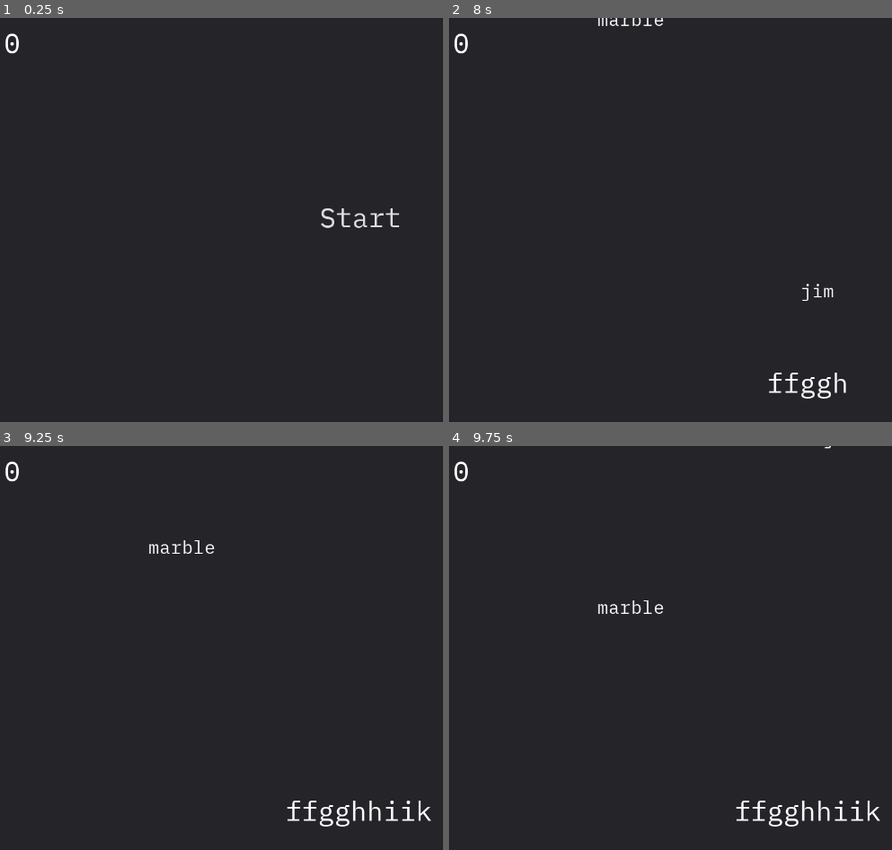
Above: before the commit, frames 1-4 (two rows, left to right).
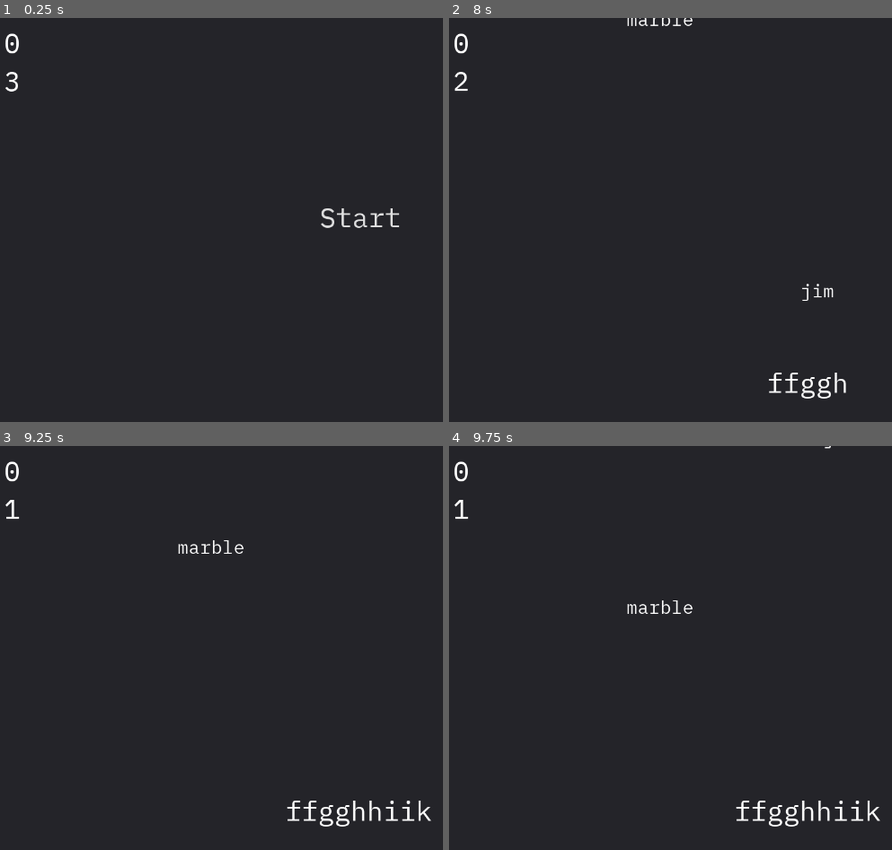
Above: after the commit, the same moments.

Repository: CarapaceonBear/type_blaster_game
Game: Godot game, scene res://scenes/game.tscn
Same seed, same stepped clock (60 frames per second), same inputs: the game is played once before the commit and once after it.
Inputs:
- Up to frame 1 (0.25 s): no input
- Up to frame 2 (8 s): click "Start" at 0.5 s; tap Enter (enter) at 1.25, 2.75, 4.55, 5.85 s; hold A (a) 1.28-2.03 s; tap B (b) at 1.55, 2.1 s; tap Space at 2, 7.25 s; hold Backspace (backspace) 2.03-2.78 s; tap C (c) at 2.3 s; hold C (c) 2.78-3.53 s; tap D (d) at 3.05, 3.6 s; tap E (e) at 3.8 s; hold Backspace (backspace) 4.28-5 s; hold E (e) 4.28-5 s; tap Escape (escape) at 4.9 s; click "Restart" at 5 s; hold Backspace (backspace) 5.78-7.28 s; tap F (f) at 6.05 s; hold F (f) 6.53-7.28 s; tap G (g) at 6.8, 7.35 s; tap H (h) at 7.55 s
- Up to frame 3 (9.25 s): hold H (h) 8.03-8.78 s; tap I (i) at 8.3, 8.85 s; tap K (k) at 9.05 s
- Up to frame 4 (9.75 s): hold Backspace (backspace) from 9.53 s (still down); hold K (k) from 9.53 s (still down)

The runs differ from the first frame. In frame 1, less than 0.1% of the frame differs, in the area x 1-5%, y 13-19%; in frame 2, 0.3%; in frame 3, 0.4%; in frame 4, 0.4%, in the area x 1-55%, y 13-42%.

Commit message:
lives and failstate

Diff:
--- a/scenes/game.tscn
+++ b/scenes/game.tscn
@@ -1,7 +1,10 @@
-[gd_scene load_steps=3 format=2]
+[gd_scene load_steps=4 format=2]
 
 [ext_resource path="res://scripts/game.gd" type="Script" id=1]
 [ext_resource path="res://ui_font.tres" type="DynamicFont" id=2]
+
+[sub_resource type="RectangleShape2D" id=1]
+extents = Vector2( 649.68, 54.664 )
 
 [node name="Node2D" type="Node2D"]
 script = ExtResource( 1 )
@@ -16,13 +19,13 @@
 }
 
 [node name="Spawn_01" type="Position2D" parent="."]
-position = Vector2( 279, -42 )
+position = Vector2( 331, -42 )
 
 [node name="Spawn_02" type="Position2D" parent="."]
 position = Vector2( 641, -38 )
 
 [node name="Spawn_03" type="Position2D" parent="."]
-position = Vector2( 1029, -34 )
+position = Vector2( 937, -40 )
 
 [node name="Word_Handler" type="Node2D" parent="."]
 
@@ -52,6 +55,17 @@
 margin_bottom = 76.0
 custom_fonts/font = ExtResource( 2 )
 text = "0"
+
+[node name="Lives_Box" type="Label" parent="Control"]
+margin_left = 12.0
+margin_top = 80.0
+margin_right = 157.0
+margin_bottom = 144.0
+custom_fonts/font = ExtResource( 2 )
+text = "lives"
+__meta__ = {
+"_edit_use_anchors_": false
+}
 
 [node name="MenuButton" type="MenuButton" parent="Control"]
 margin_left = 568.0
@@ -97,6 +111,13 @@
 custom_fonts/font = ExtResource( 2 )
 text = "Restart"
 
+[node name="Area2D" type="Area2D" parent="."]
+
+[node name="CollisionShape2D" type="CollisionShape2D" parent="Area2D"]
+position = Vector2( 638, 774 )
+shape = SubResource( 1 )
+
 [connection signal="pressed" from="Control/MenuButton" to="." method="_on_MenuButton_pressed"]
 [connection signal="timeout" from="Timer" to="." method="_on_Timer_timeout"]
 [connection signal="pressed" from="End_screen/Restart_Button" to="." method="_on_Restart_Button_pressed"]
+[connection signal="body_entered" from="Area2D" to="." method="_on_Area2D_body_entered"]
--- a/scripts/game.gd
+++ b/scripts/game.gd
@@ -16,6 +16,9 @@
 enum gameStates {START, PLAYING, END}
 var currentState = gameStates.START
 onready var endScreen = $End_screen
+var lives = 3
+onready var livesBox = $Control/Lives_Box
+var i_frames = false
 
 func _ready():
 	endScreen.visible = false
@@ -34,6 +37,7 @@
 	var inputString = array_to_string(input)
 	inputBox.text = inputString
 	scoreBox.text = str(score)
+	livesBox.text = str(lives)
 
 func _input(event):
 	if currentState == gameStates.PLAYING:
@@ -96,8 +100,6 @@
 			check_words(inputString)
 			input.clear()
 		elif event.is_action_pressed("escape"):
-			timer.stop()
-			currentState = gameStates.END
 			show_end_screen()
 
 func array_to_string(array):
@@ -146,11 +148,24 @@
 	currentState = gameStates.PLAYING
 
 func show_end_screen():
+	timer.stop()
+	currentState = gameStates.END
 	endScreen.visible = true
 	$End_screen/Final_Score.text = str(score)
 
 func _on_Restart_Button_pressed():
 	endScreen.visible = false
 	score = 0
+	lives = 3
 	cycle()
 	currentState = gameStates.PLAYING
+
+func _on_Area2D_body_entered(body):
+	if not i_frames:
+		i_frames = true
+		if lives > 0:
+			lives -= 1
+		if lives == 0:
+			show_end_screen()
+		yield(get_tree().create_timer(1), "timeout")
+		i_frames = false
--- a/scripts/word.gd
+++ b/scripts/word.gd
@@ -30,6 +30,7 @@
 		var letters = get_children()
 		for letter in letters:
 			letter.get_node("Label").self_modulate = Color(1,0,0)
+			letter.get_node("CollisionShape2D").disabled = true
 			var randomForce = Vector2(rng.randf_range(-100, 100), rng.randf_range(-400, 0))
 			letter.apply_central_impulse(randomForce)
 		emit_signal("change_score", 20)
